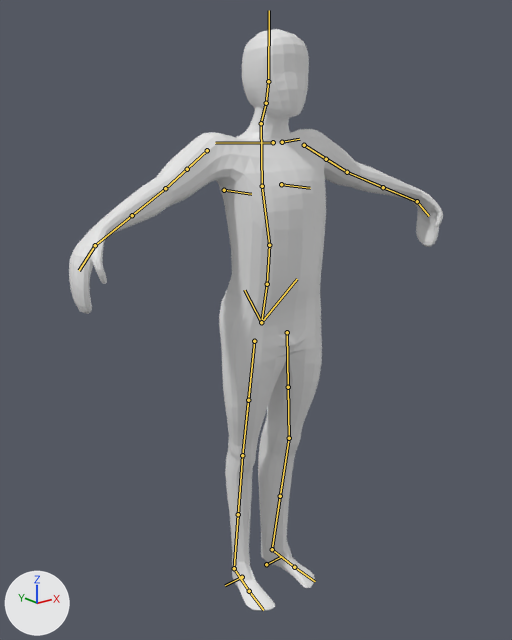
What one commit did to the Blender file Male.blend.
Before and after are seen from a 50 mm camera at (-2.71, -3.31, 3.25) aimed at (-0.06, 0.0, 1.93). Arrows for +X, +Y and +Z are at lower left; the lights stay in place. Both versions are drawn at frame 0 of the action 'rigAction'; the numbers are the values there. The bones that bend it are drawn over the model as lines.
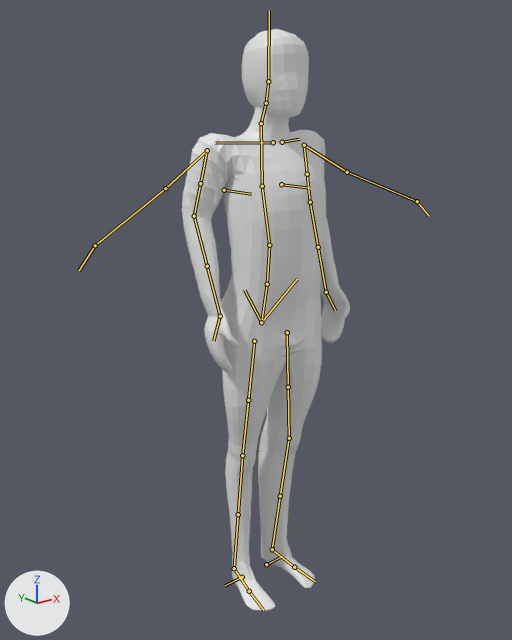
The change in detail:
Bone 'upper_arm_fk.L' (bone_upper_arm_fk_l) turns from (0, 0, 0) to (-58, 43, -81) degrees about its own x, y and z.
Bone 'hand_fk.L' (bone_hand_fk_l) turns from (0, 0, 0) to (-25, -78, 55) degrees about its own x, y and z.
Bone 'upper_arm_ik.R' (bone_upper_arm_ik_r) turns from (0, 0, 0) to (0, -62, 0) degrees about its own x, y and z.
Bone 'upper_arm_ik.R' (bone_upper_arm_ik_r) is rescaled from (1.0, 1.0, 1.0) to (1.02, 1.02, 1.02).
Bone 'hand_ik.R' (bone_hand_ik_r) moves from (0.0, 0.0, 0.0) to (0.779, 0.063, -0.519).
Bone 'hand_ik.R' (bone_hand_ik_r) turns from (0, 0, 0) to (-13, 14, 11) degrees about its own x, y and z.

Boxes [x1, y1, x2, y2] around the edits, measured in the pictures (512 x 640 px):
'Cube', posed (55% narrower)
    before: [69, 29, 443, 611]
    after: [182, 29, 350, 611]
